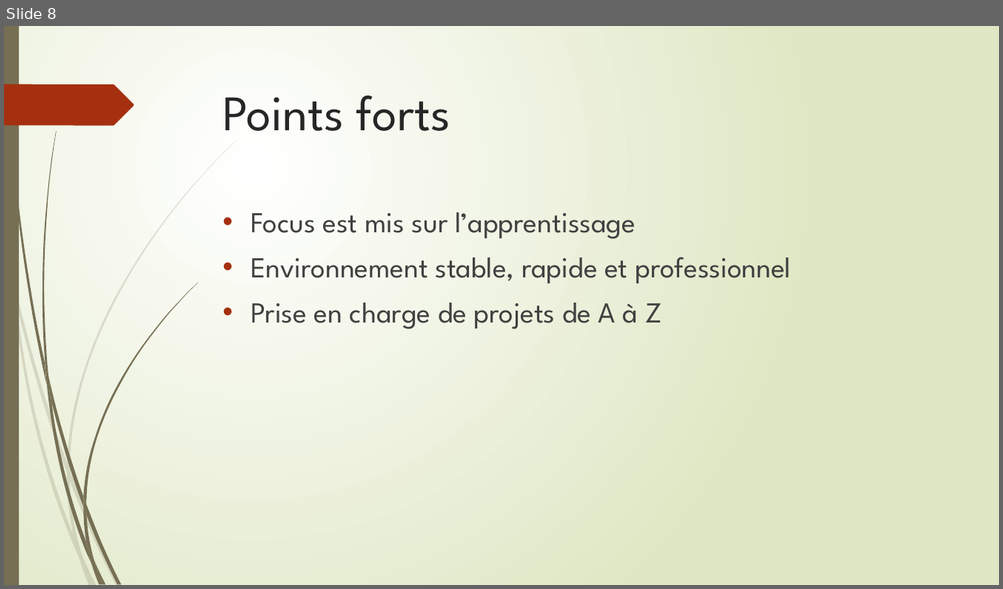
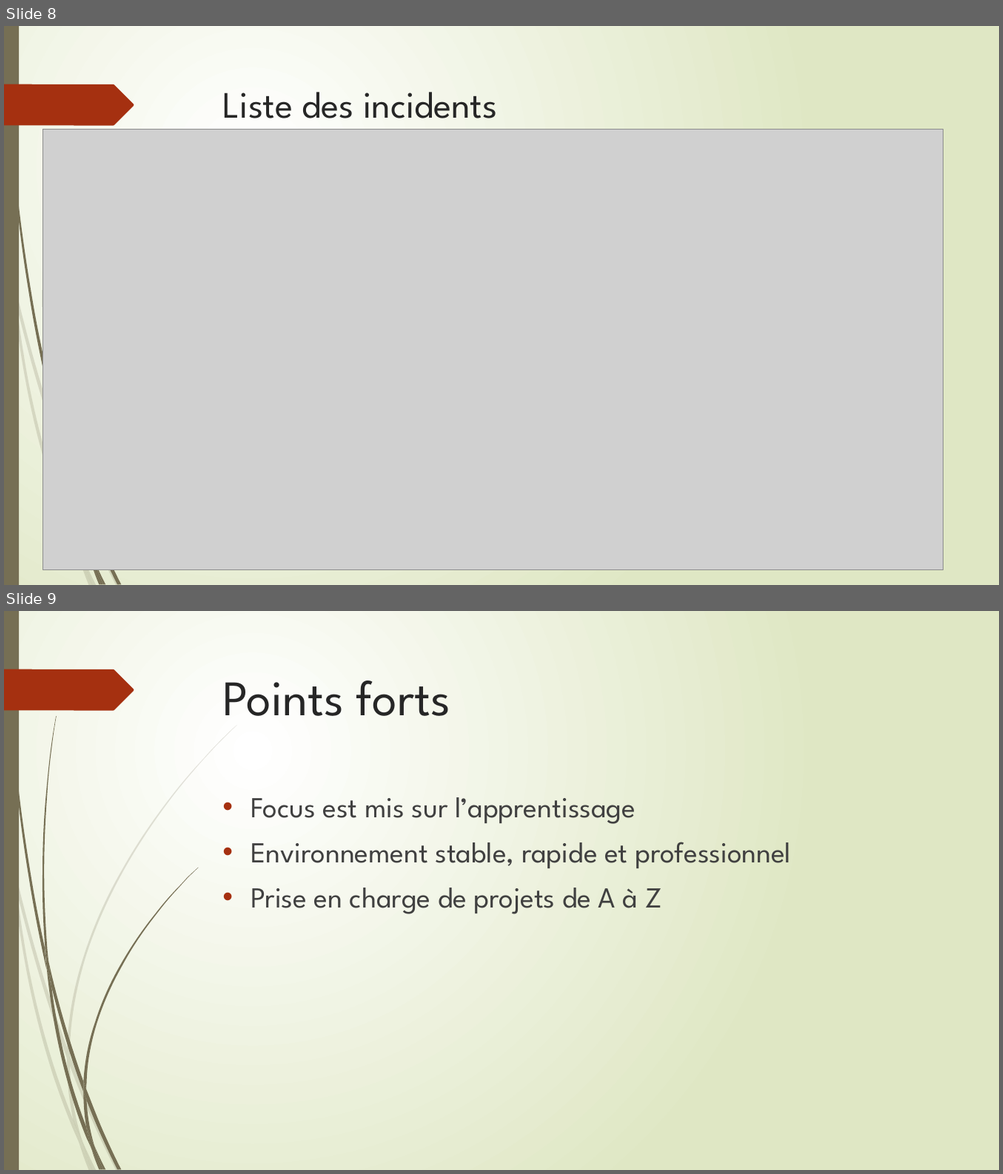
Before and after one commit to Fafardd/stagehydro, a slide deck: FafardKevin-fichiersPresentation/pwpStage.pptx. Shown one above the other, each under a label of ours: slide 8 before the commit, slides 8 and 9 after it. The pictures are 1003x589 and 1003x1174 pixels, drawn with LibreOffice and Linux fonts; fonts in the diff are those of the drawing; grey boxes stand for pictures. Boxes give left, top, right and bottom in pixels: in the first picture for what was removed or moved away, otherwise in the second. Text is boxed around its words. In the diff, an @@ line names an element or a change of style, - is before the commit and + after.

```diff
--- a/FafardKevin-fichiersPresentation/pwpStage.pptx
+++ b/FafardKevin-fichiersPresentation/pwpStage.pptx
@@ slide 8 added at <box>4,26,999,585</box>, background gradient #FFFFFF to #DFE8C4; not listed: 15 template elements that a slide beside it also shows @@
@@ title added at <box>223,92,497,118</box>, 36 pt, text #262626 @@
+Liste des incidents
@@ picture added at <box>42,129,942,570</box> @@
@@ what was slide 8 is now slide 9 @@
```
Also in this commit, not shown: 1 slide changed.
